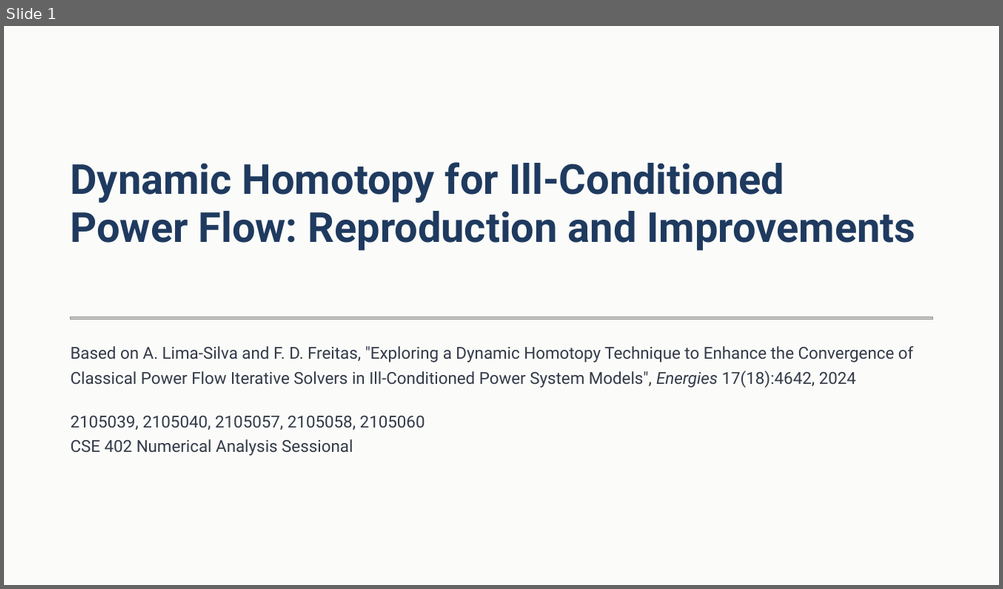
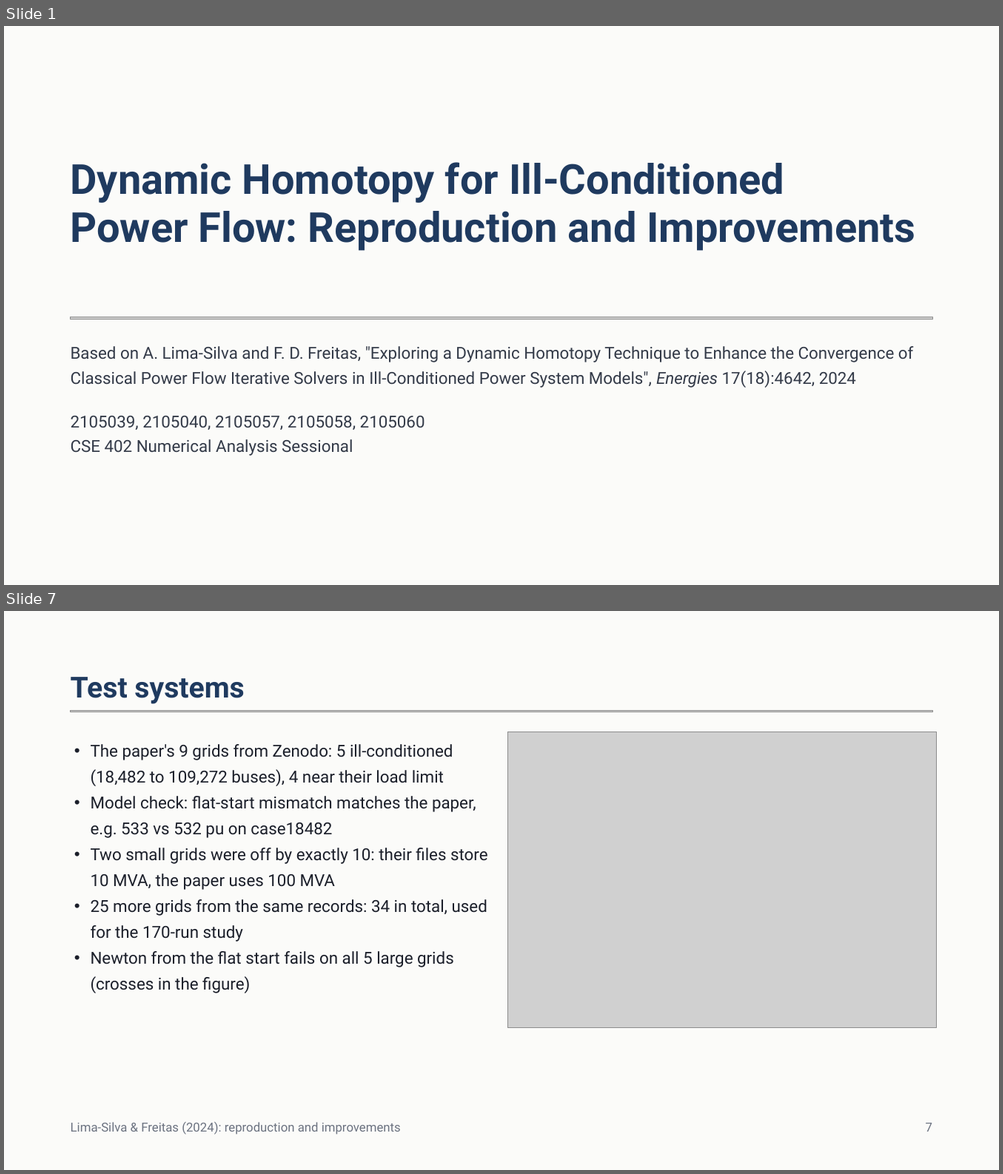
Before and after one commit to JonayedMohiuddin/NumericalAnalysisProject, a slide deck: presentation/Dynamic Homotopy Power Flow.pptx. Shown one above the other, each under a label of ours: slide 1 before the commit, slides 1 and 7 after it; the slides between them are not shown. The pictures are 1003x589 and 1003x1174 pixels, drawn with LibreOffice and Linux fonts; fonts in the diff are those of the drawing; grey boxes stand for pictures. Boxes give left, top, right and bottom in pixels: in the first picture for what was removed or moved away, otherwise in the second. Text is boxed around its words. In the diff, an @@ line names an element or a change of style, - is before the commit and + after.

```diff
--- a/presentation/Dynamic Homotopy Power Flow.pptx
+++ b/presentation/Dynamic Homotopy Power Flow.pptx
@@ slide 7 added at (4, 611, 999, 1170), background #FBFBF9 @@
@@ text added at (71, 677, 244, 704), 28 pt, text #1F3A5F, bold @@
+Test systems
@@ picture added at (71, 711, 933, 712) @@
@@ picture added at (508, 732, 936, 1028) @@
@@ text added at (91, 744, 488, 994), 16 pt, text #1B1F2A @@
+• The paper's 9 grids from Zenodo: 5 ill-conditioned (18,482 to 109,272 buses), 4 near their load limit
+• Model check: flat-start mismatch matches the paper, e.g. 533 vs 532 pu on case18482
+• Two small grids were off by exactly 10: their files store 10 MVA, the paper uses 100 MVA
+• 25 more grids from the same records: 34 in total, used for the 170-run study
+• Newton from the flat start fails on all 5 large grids (crosses in the figure)
@@ text added at (71, 1122, 401, 1135), 12 pt, text #6B7280 @@
+Lima-Silva & Freitas (2024): reproduction and improvements
@@ text added at (925, 1123, 932, 1132), 12 pt, text #6B7280 @@
+7
```
Also in this commit, not shown: 16 slides changed, 5 other slides added, 1 slide removed, 1 other file.
